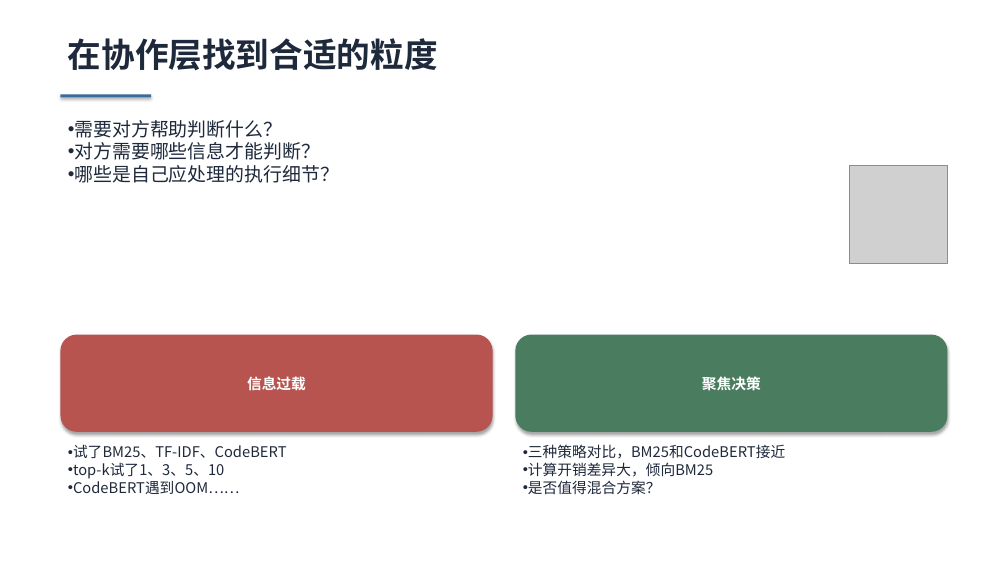
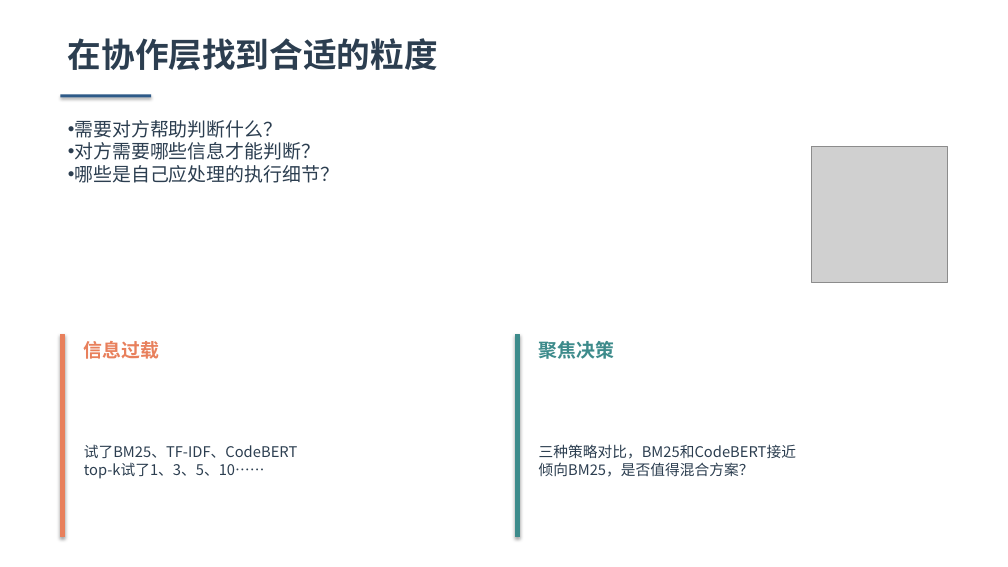
Before and after one commit to Lincyaw/paperops, a slide deck: slide 14 of examples/communication_friction/communication_friction.pptx. Drawn at 1008x567 pixels with LibreOffice and Linux fonts; fonts in the diff are those of the drawing; grey boxes stand for pictures. Boxes give left, top, right and bottom in pixels: in the first picture for what was removed or moved away, otherwise in the second. Text is boxed around its words. In the diff, an @@ line names an element or a change of style, - is before the commit and + after.

```diff
--- a/examples/communication_friction/communication_friction.pptx
+++ b/examples/communication_friction/communication_friction.pptx
@@ text "在协作层找到合适的粒度" at box(68, 38, 438, 71): text colour #1E293B to #2C3E50 @@
@@ text "需要对方帮助判断什么？" at box(74, 120, 339, 183): text colour #1E293B to #2C3E50 @@
@@ rectangle at box(60, 95, 151, 98): fill #3B6B9D to #2E5A88 @@
@@ picture: place and size @@
-picture at box(849, 166, 948, 264)
+picture at box(811, 147, 948, 283)
@@ rectangle added at box(60, 334, 65, 536), fill #E8805C, outline #E8805C 1 pt @@
@@ text "信息过载": place and size @@
-text "信息过载" at box(60, 334, 493, 432)
+text "信息过载" at box(84, 341, 160, 359)
@@ text "信息过载" at box(84, 341, 160, 359): size 14 to 18 pt, text colour #FFFFFF to #E8805C; alignment centre to left; vertical alignment middle to top; fill #B85450 to none; shadow off @@
@@ rectangle added at box(516, 334, 520, 536), fill #3D8B8B, outline #3D8B8B 1 pt @@
@@ text "聚焦决策": place and size @@
-text "聚焦决策" at box(516, 334, 948, 432)
+text "聚焦决策" at box(539, 341, 615, 359)
@@ text "聚焦决策" at box(539, 341, 615, 359): size 14 to 18 pt, text colour #FFFFFF to #3D8B8B; alignment centre to left; vertical alignment middle to top; fill #4A7C5F to none; shadow off @@
@@ text "试了BM25、TF-IDF、CodeBERT": place and size @@
-text "试了BM25、TF-IDF、CodeBERT" at box(73, 444, 287, 494)
+text "试了BM25、TF-IDF、CodeBERT" at box(84, 444, 298, 479)
@@ text at box(84, 444, 298, 458): text colour #1E293B to #2C3E50 in "试了BM25、TF-IDF、CodeBERT"; bullet • to none @@
@@ text "三种策略对比，BM25和CodeBERT接近": place and size @@
-text "三种策略对比，BM25和CodeBERT接近" at box(528, 444, 785, 494)
+text "三种策略对比，BM25和CodeBERT接近" at box(539, 444, 796, 477)
@@ text at box(539, 444, 796, 459): text colour #1E293B to #2C3E50 in "三种策略对比，BM25和CodeBERT接近"; bullet • to none @@
@@ text at box(84, 463, 265, 479): text changed; text colour #1E293B to #2C3E50 @@
-• top-k试了1、3、5、10
-• CodeBERT遇到OOM……
+top-k试了1、3、5、10……
@@ text at box(539, 462, 754, 477): text changed; text colour #1E293B to #2C3E50 @@
-• 计算开销差异大，倾向BM25
-• 是否值得混合方案？
+倾向BM25，是否值得混合方案？
```
Also in this commit, not shown: 19 other slides changed, 2 other files.
